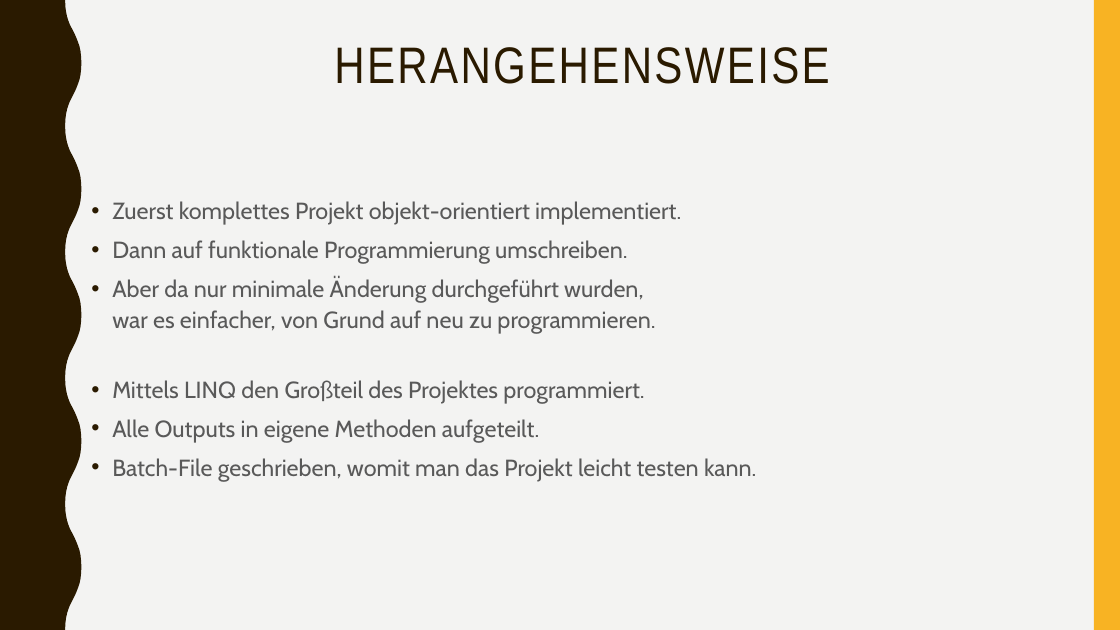
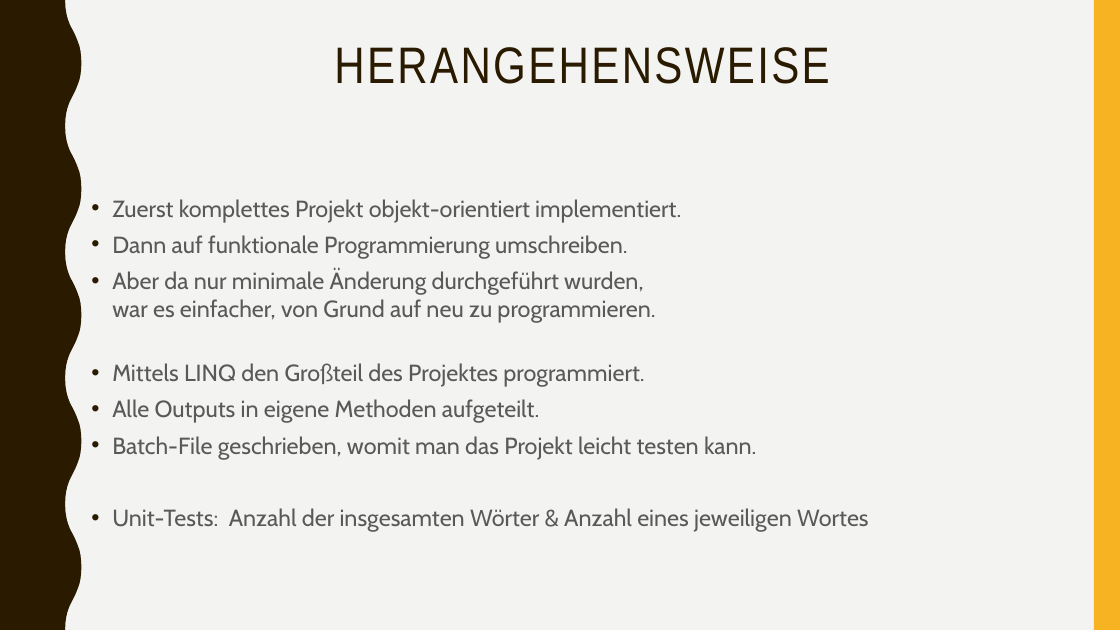
Before and after one commit to jayq97/WordCount, a slide deck: slide 2 of presentation.pptx. Drawn at 1120x630 pixels with LibreOffice and Linux fonts; fonts in the diff are those of the drawing. Boxes give left, top, right and bottom in pixels: in the first picture for what was removed or moved away, otherwise in the second. Text is boxed around its words. In the diff, an @@ line names an element or a change of style, - is before the commit and + after.

```diff
--- a/presentation.pptx
+++ b/presentation.pptx
@@ text at [112, 199, 756, 459]: line spacing 1.1 to 1 @@
@@ text at [112, 508, 869, 532]: paragraph added @@
+• Unit-Tests: Anzahl der insgesamten Wörter & Anzahl eines jeweiligen Wortes
```
